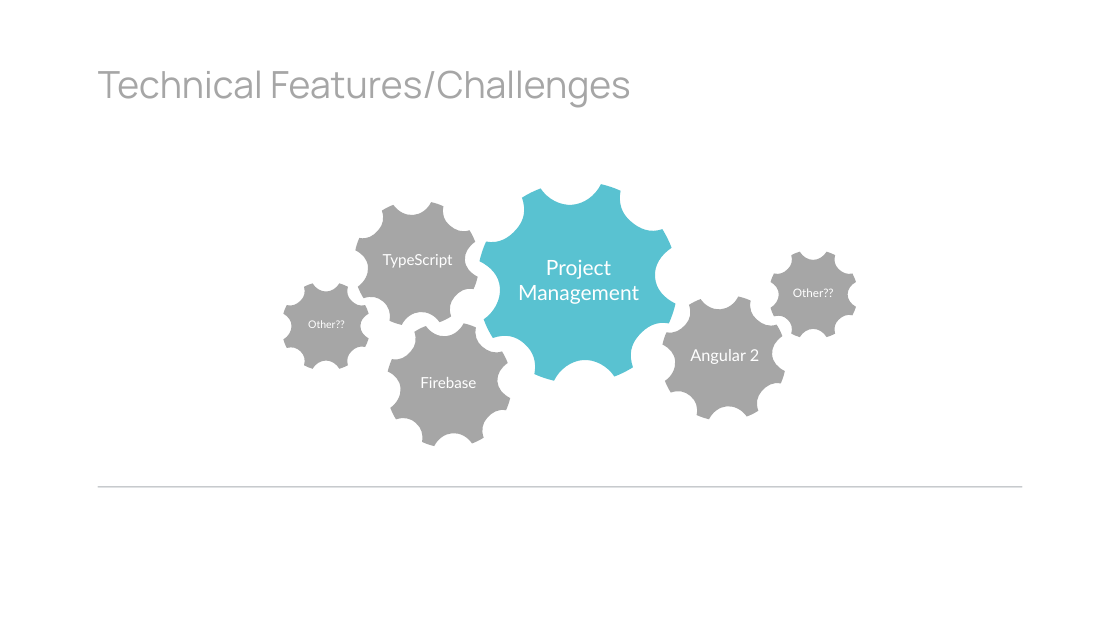
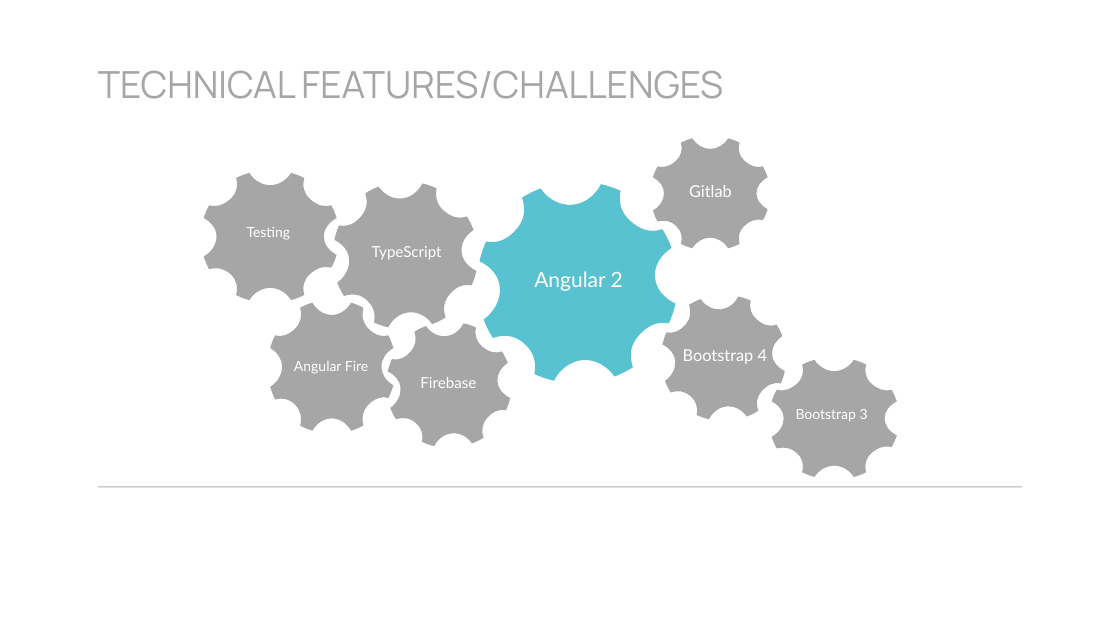
Before and after one commit to rbob96/GRNFanZone, a slide deck: slide 8 of Documentation/Demonstration/Demo - Final.pptx (slide 6 before the commit). Drawn at 1120x630 pixels with LibreOffice and Linux fonts; fonts in the diff are those of the drawing. Boxes give left, top, right and bottom in pixels: in the first picture for what was removed or moved away, otherwise in the second. Text is boxed around its words. In the diff, an @@ line names an element or a change of style, - is before the commit and + after.

```diff
--- a/Documentation/Demonstration/Demo - Final.pptx
+++ b/Documentation/Demonstration/Demo - Final.pptx
@@ title at box(98, 71, 723, 99): text changed @@
-Technical Features/Challenges
+TECHNICAL FEATURES/CHALLENGES
@@ freeform shape: place and size @@
-freeform shape at box(770, 252, 856, 338)
+freeform shape at box(653, 139, 768, 249)
@@ freeform shape: place and size @@
-freeform shape at box(283, 283, 369, 369)
+freeform shape at box(204, 173, 337, 300)
@@ freeform shape: place and size @@
-freeform shape at box(784, 265, 844, 324)
+freeform shape at box(666, 151, 746, 228)
@@ freeform shape: place and size @@
-freeform shape at box(297, 297, 356, 356)
+freeform shape at box(230, 185, 323, 273)
@@ freeform shape: place and size @@
-freeform shape at box(355, 202, 478, 325)
+freeform shape at box(334, 183, 476, 327)
@@ text "TypeScript": place and size @@
-text "TypeScript" at box(383, 254, 453, 268)
+text "TypeScript" at box(372, 246, 442, 260)
@@ freeform shape: place and size @@
-freeform shape at box(375, 222, 458, 306)
+freeform shape at box(360, 209, 457, 308)
@@ text added at box(689, 185, 732, 197), 14 pt, text #FFFFFF @@
+Gitlab
@@ text added at box(247, 227, 291, 240), 12 pt, text #FFFFFF @@
+Testing
@@ text at box(534, 271, 623, 291): text changed @@
-Project
-Management
+Angular 2
@@ text removed at box(793, 288, 834, 297) @@
-Other??
@@ freeform shape added at box(271, 302, 394, 430), fill #A6A6A6 @@
@@ freeform shape added at box(295, 323, 381, 413), fill #A6A6A6 @@
@@ text removed at box(308, 320, 345, 328) @@
-Other??
@@ text at box(683, 349, 767, 364): text changed @@
-Angular 2
+Bootstrap 4
@@ text added at box(294, 361, 368, 374), 12 pt, text #FFFFFF @@
+Angular Fire
@@ freeform shape added at box(772, 360, 897, 476), fill #A6A6A6 @@
@@ freeform shape added at box(802, 386, 872, 451), fill #A6A6A6 @@
@@ text added at box(796, 409, 868, 421), 12 pt, text #FFFFFF @@
+Bootstrap 3
```
Also in this commit, not shown: 6 slides added, 4 slides removed, 12 other files.
